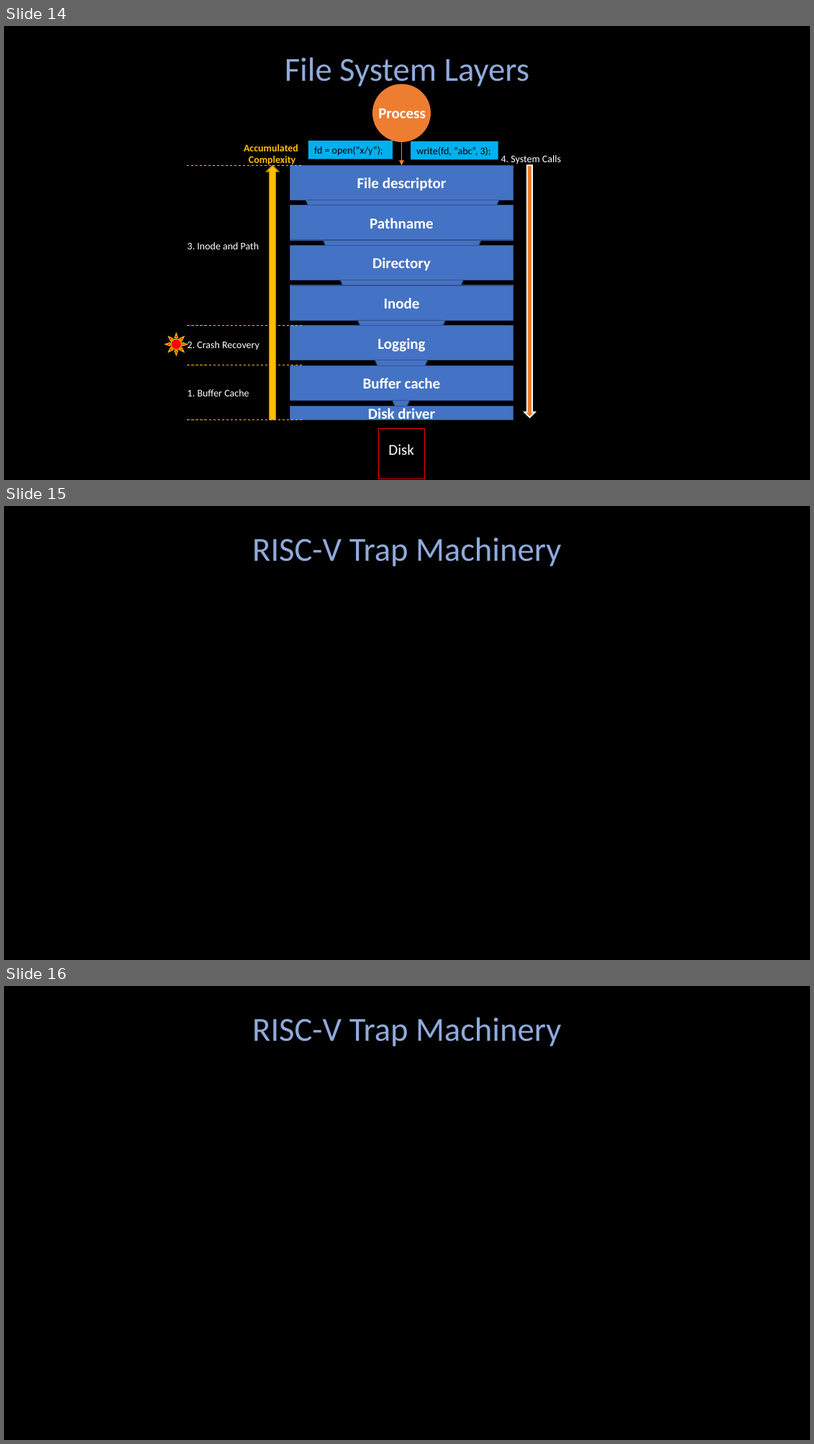
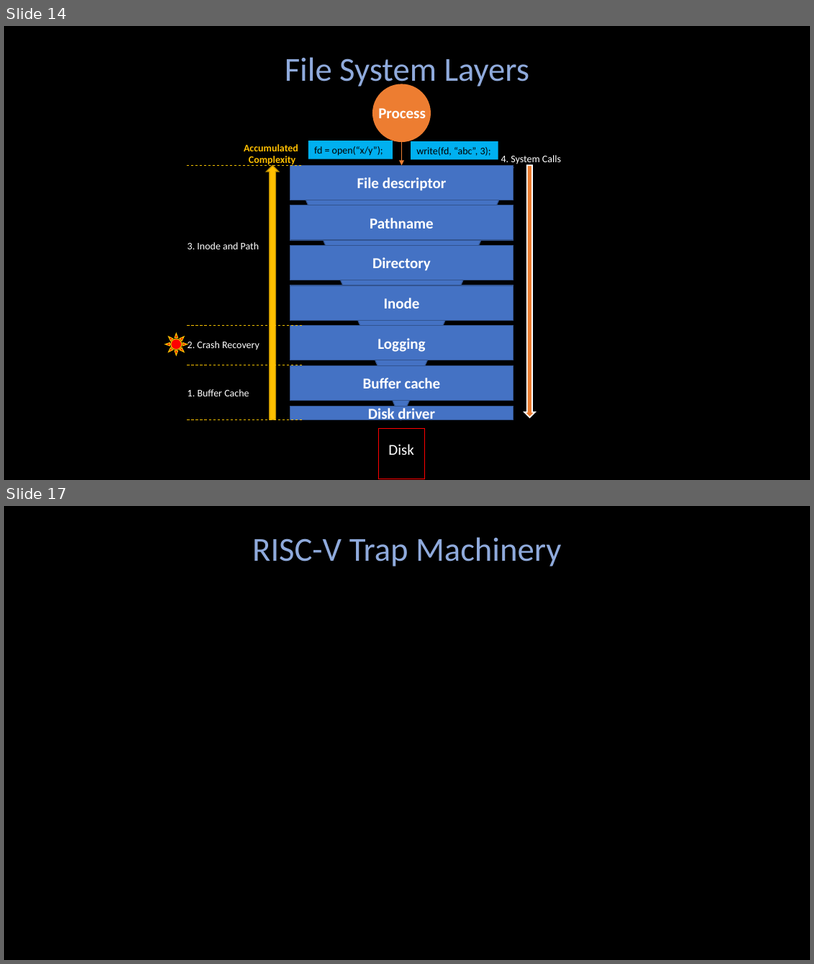
Before and after one commit to Angold-4/os, a slide deck: docs/figures/os1.pptx. Shown one above the other, each under a label of ours: slides 14, 15 and 16 before the commit, slides 14 and 17 after it; the slides between them are not shown. The pictures are 814x1444 and 814x964 pixels, drawn with LibreOffice and Linux fonts; fonts in the diff are those of the drawing. Boxes give left, top, right and bottom in pixels: in the first picture for what was removed or moved away, otherwise in the second. Text is boxed around its words. In the diff, an @@ line names an element or a change of style, - is before the commit and + after.

```diff
--- a/docs/figures/os1.pptx
+++ b/docs/figures/os1.pptx
@@ slide 15 removed at (4, 506, 810, 960), background #000000 @@
@@ text removed at (252, 537, 561, 566) @@
-RISC-V Trap Machinery
@@ what was slide 16 is now slide 17 @@
```
Also in this commit, not shown: 2 slides added, 5 other files.
